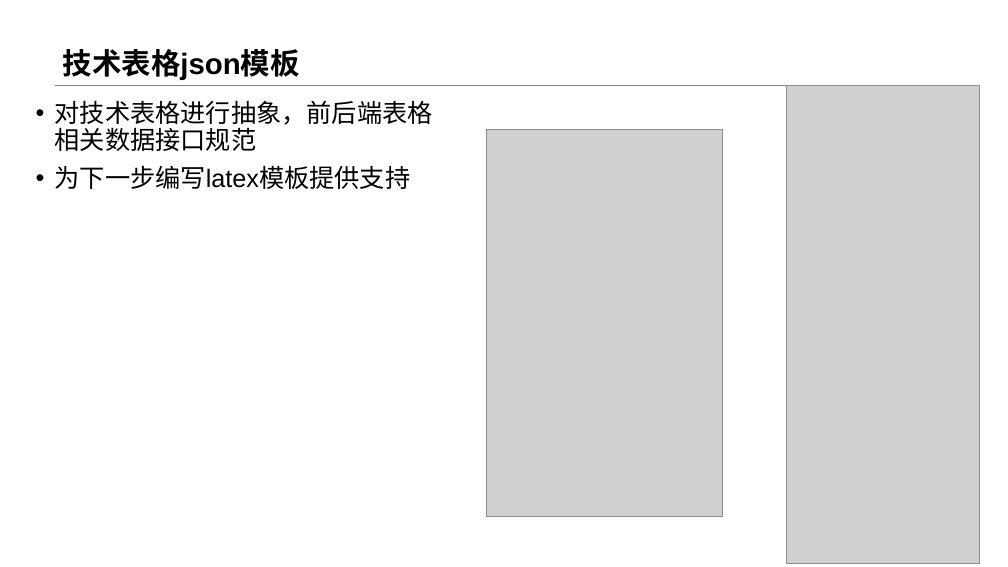
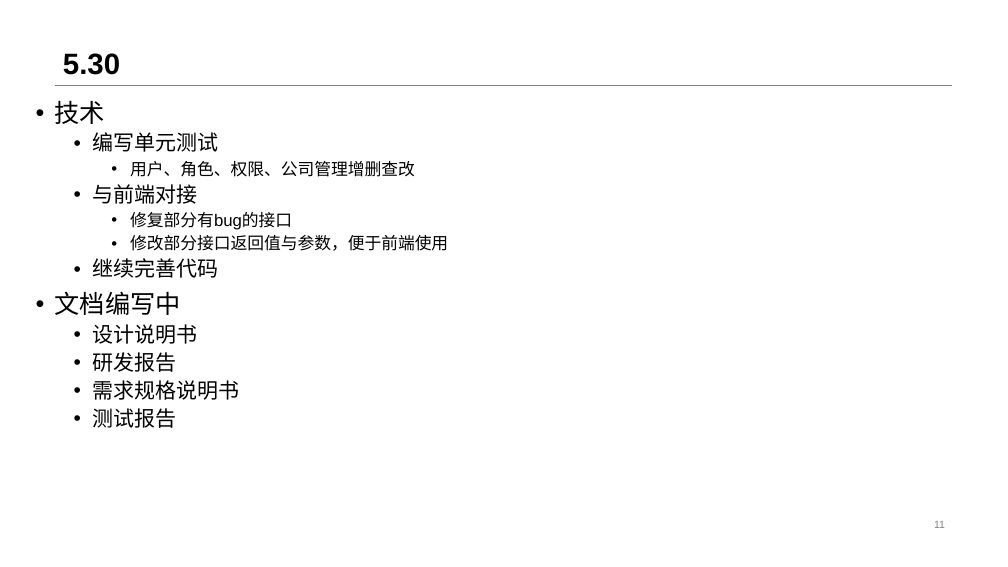
Before and after one commit to NJU610/NJUTesting, a slide deck: slide 11 of 文档/汇报ppt/6.6汇报.pptx. Drawn at 1008x567 pixels with LibreOffice and Linux fonts; fonts in the diff are those of the drawing; grey boxes stand for pictures. Boxes give left, top, right and bottom in pixels: in the first picture for what was removed or moved away, otherwise in the second. Text is boxed around its words. In the diff, an @@ line names an element or a change of style, - is before the commit and + after.

```diff
--- a/文档/汇报ppt/6.6汇报.pptx
+++ b/文档/汇报ppt/6.6汇报.pptx
@@ title at bbox=[63, 53, 120, 75]: text changed @@
-技术表格json模板
+5.30
@@ picture removed at bbox=[787, 85, 980, 563] @@
@@ text at bbox=[55, 100, 448, 428]: text changed; size 24 to 16 pt @@
-• 对技术表格进行抽象，前后端表格相关数据接口规范
-• 为下一步编写latex模板提供支持
+• 技术
+  • 编写单元测试
+    • 用户、角色、权限、公司管理增删查改
+  • 与前端对接
+    • 修复部分有bug的接口
+    • 修改部分接口返回值与参数，便于前端使用
+  • 继续完善代码
+• 文档编写中
+  • 设计说明书
+  • 研发报告
+  • 需求规格说明书
+  • 测试报告
@@ picture removed at bbox=[486, 129, 722, 516] @@
@@ page number added at bbox=[934, 521, 945, 528], 10 pt, text #808080 @@
+11
```
Also in this commit, not shown: 8 other slides changed, 7 slides added, 7 slides removed.
